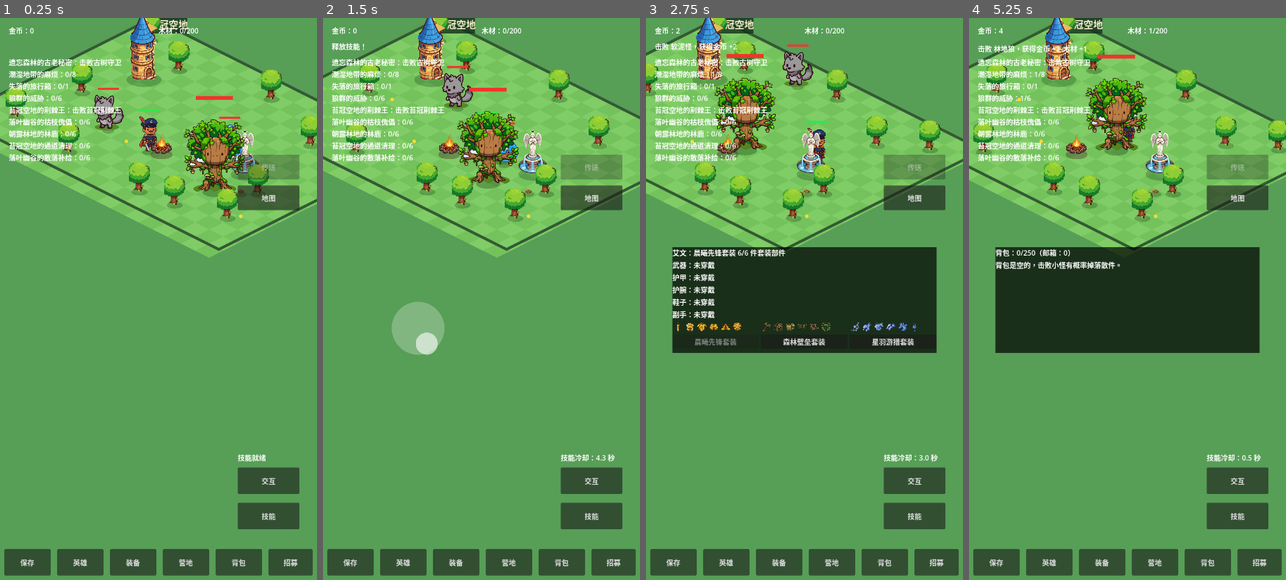
Above: before the commit, frames 1-4 (left to right).
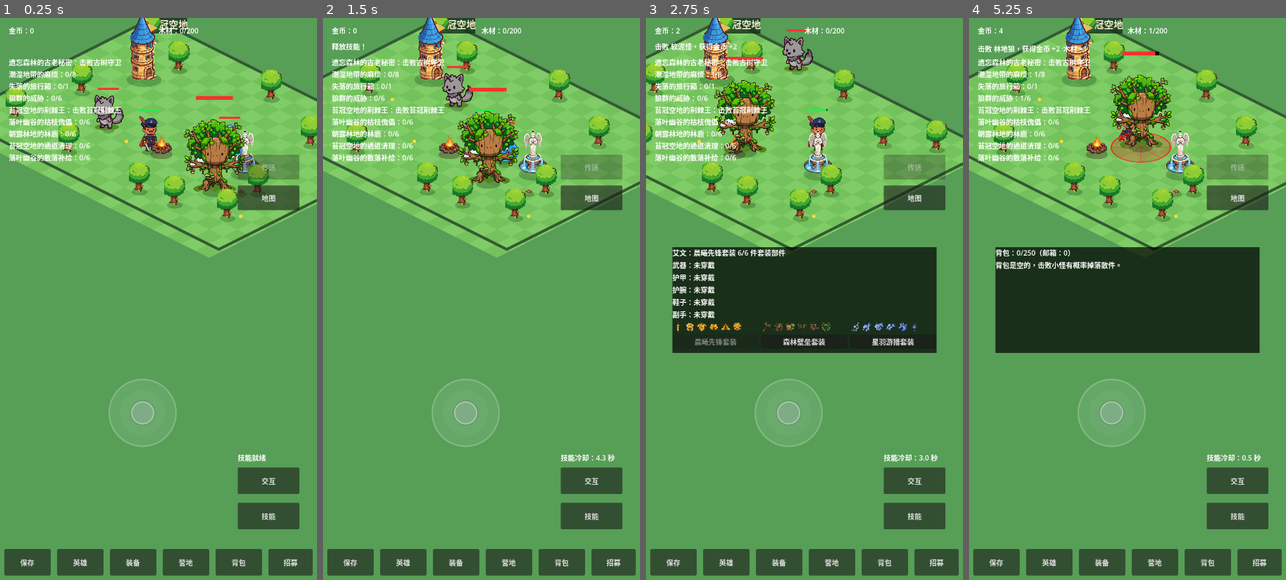
Above: after the commit, the same moments.

Repository: oneyi53/game
Game: Godot game, scene res://scenes/main.tscn
Same seed, same stepped clock (60 frames per second), same inputs: the game is played once before the commit and once after it.
Inputs (mouse positions are in pixels of both pictures, inside the frame that each line leads up to):
- Up to frame 1 (0.25 s): no input
- Up to frame 2 (1.5 s): tap Enter at 0.5 s; move the mouse to (551, 270) at 0.52 s; hold Right (ui_right) 0.53-1.25 s; tap E at 0.6 s; click (551, 270) at 0.67 s; tap Space at 0.77 s; drag from (418, 327) to (465, 411) at 1.27 s
- Up to frame 3 (2.75 s): move the mouse to (836, 175) at 2.02 s; hold Right (ui_right) from 2.03 s (still down); tap Q at 2.1 s; click (836, 175) at 2.17 s
- Up to frame 4 (5.25 s): release Right (ui_right) at 2.75 s; drag from (1111, 411) to (1032, 214) at 2.77 s; move the mouse to (1222, 383) at 3.52 s; hold Left (ui_left) 3.53-4.25 s; tap B at 3.6 s; click (1222, 383) at 3.67 s; tap Space at 3.77 s; drag from (1032, 214) to (1079, 158) at 4.27 s; move the mouse to (1143, 299) at 5.02 s; hold Down (ui_down) from 5.03 s (still down); tap E at 5.1 s; click (1143, 299) at 5.17 s

The runs differ from the first frame. In frame 1, 0.4% of the frame differs, in the area x 34-56%, y 64-77%; in frame 2, 2.9%; in frame 3, 9.5%; in frame 4, 15%, in the area x 0-100%, y 0-77%.

Commit message:
feat(ui): add fixed translucent reference joystick

Diff:
--- a/scripts/ui/virtual_joystick.gd
+++ b/scripts/ui/virtual_joystick.gd
@@ -1,40 +1,45 @@
 class_name HeroVirtualJoystick
 extends Control
 
-# Full-screen floating joystick. Starts only on unhandled/empty screen
-# areas, so interactive GUI controls keep priority. The originating pointer
-# alone controls movement; release/focus loss always clears the vector.
+# Fixed-position translucent joystick inspired by the supplied mobile RPG
+# reference. It only captures touches that begin near its visible base, so
+# the rest of the world remains available for taps and gestures.
 
-const RADIUS: float = 60.0
+const BASE_RADIUS: float = 76.0
+const ACTIVATE_RADIUS: float = 108.0
 const KNOB_RADIUS: float = 25.0
-const KNOB_TRAVEL: float = 40.0
+const KNOB_TRAVEL: float = 48.0
+const BASE_POSITION: Vector2 = Vector2(0.45, 0.70)
 
 var vector: Vector2 = Vector2.ZERO
 var dragging: bool = false
 var touch_index: int = -1
 var mouse_dragging: bool = false
-var touch_origin: Vector2 = Vector2.ZERO
 
 func _ready() -> void:
     mouse_filter = Control.MOUSE_FILTER_IGNORE
     set_process_input(true)
+    resized.connect(queue_redraw)
     queue_redraw()
+
+func _base_center() -> Vector2:
+    return size * BASE_POSITION
 
 func _unhandled_input(event: InputEvent) -> void:
     if event is InputEventScreenTouch and event.pressed and not dragging:
-        dragging = true
-        touch_index = event.index
-        mouse_dragging = false
-        touch_origin = event.position
-        _update_vector(event.position)
-        get_viewport().set_input_as_handled()
+        if _can_start_at(event.position):
+            dragging = true
+            touch_index = event.index
+            mouse_dragging = false
+            _update_vector(event.position)
+            get_viewport().set_input_as_handled()
     elif event is InputEventMouseButton and event.button_index == MOUSE_BUTTON_LEFT and event.pressed and not dragging:
-        dragging = true
-        touch_index = -1
-        mouse_dragging = true
-        touch_origin = event.position
-        _update_vector(event.position)
-        get_viewport().set_input_as_handled()
+        if _can_start_at(event.position):
+            dragging = true
+            touch_index = -1
+            mouse_dragging = true
+            _update_vector(event.position)
+            get_viewport().set_input_as_handled()
 
 func _input(event: InputEvent) -> void:
     if event is InputEventScreenTouch:
@@ -57,11 +62,14 @@
     if what == NOTIFICATION_WM_WINDOW_FOCUS_OUT:
         _end_drag()
 
+func _can_start_at(pos: Vector2) -> bool:
+    return pos.distance_to(_base_center()) <= ACTIVATE_RADIUS
+
 func _update_vector(pos: Vector2) -> void:
-    var offset: Vector2 = pos - touch_origin
-    if offset.length() > RADIUS:
-        offset = offset.normalized() * RADIUS
-    vector = offset / RADIUS
+    var offset: Vector2 = pos - _base_center()
+    if offset.length() > BASE_RADIUS:
+        offset = offset.normalized() * BASE_RADIUS
+    vector = offset / BASE_RADIUS
     queue_redraw()
 
 func _end_drag() -> void:
@@ -72,7 +80,12 @@
     queue_redraw()
 
 func _draw() -> void:
-    if not dragging:
-        return
-    draw_circle(touch_origin, RADIUS, Color(1.0, 1.0, 1.0, 0.25))
-    draw_circle(touch_origin + vector * KNOB_TRAVEL, KNOB_RADIUS, Color(1.0, 1.0, 1.0, 0.6))
+    var center := _base_center()
+    # Low-contrast base remains visible while idle, matching the reference.
+    draw_circle(center, BASE_RADIUS, Color(0.92, 0.96, 1.0, 0.10))
+    draw_arc(center, BASE_RADIUS, 0.0, TAU, 72, Color(1.0, 1.0, 1.0, 0.24), 2.0, true)
+    draw_circle(center, BASE_RADIUS * 0.68, Color(1.0, 1.0, 1.0, 0.035))
+    var knob_center := center + vector * KNOB_TRAVEL if dragging else center
+    draw_circle(knob_center, KNOB_RADIUS + 4.0, Color(0.12, 0.18, 0.22, 0.12))
+    draw_circle(knob_center, KNOB_RADIUS, Color(0.94, 0.97, 1.0, 0.34 if dragging else 0.20))
+    draw_arc(knob_center, KNOB_RADIUS, 0.0, TAU, 48, Color(1.0, 1.0, 1.0, 0.42), 1.5, true)
